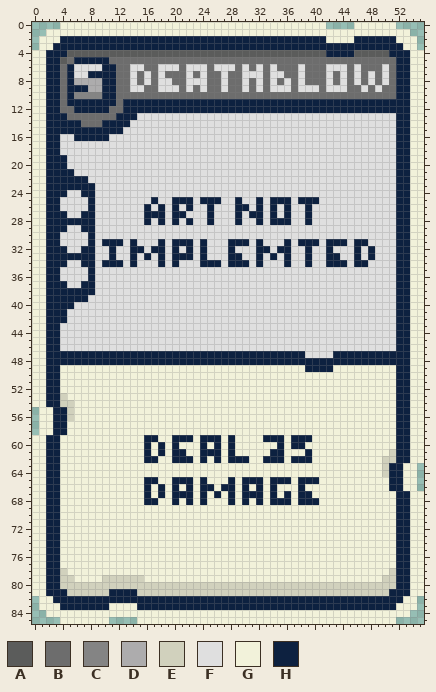
A sprite sheet gets an edit: Art/Cards/010 Deathblow.png. The first picture shows the starting point.
The file is 56x86 pixels. Colours within 5 levels of each other are drawn and written as one.
Palette (. is transparent): A #5b5c5b  B #6d6d6d  C #848484  D #adacad  E #d1d1bd  F #dfdfdf  G #f2f2da  H #0d2140
Pixels before (only the part around the change), first column x 0:
 0 ....GGGGGGGGGGGGGGGGGGGGGGGGGGGGGGGGGGGGGG....GGGGGG....
 1 ..GGGGGGGGGGGGGGGGGGGGGGGGGGGGGGGGGGGGGGGGGGGGGGGGGGGG..
 2 .GGGHHHHHHHHHHHHHHHHHHHHHHHHHHHHHHHHHHHHHHGGGGHHHHHHGGG.
 3 .GGHHHHHHHHHHHHHHHHHHHHHHHHHHHHHHHHHHHHHHHHHHHHHHHHHHGG.
 4 GGHHHAAAAAAAAAAAAAAAAAAAAAAAAAAAAAAAAAAAAAHHHHAAAAAHHHGG
 5 GGHHABHHHHHBBBBBBBBBBBBBBBBBBBBBBBBBBBBBBBBBBBBBBBBBHHGG
 6 GGHHBHFFFFHHBBFFBBFFFBFFFBFFFBFBFBFBBBFBBBFFFBFBBBFBHHGG
 7 GGHHBHFFHHHHBBFBFBFBBBFBFBBFBBFFFBFFBBFBBBFBFBFBFBFBHHGG
 8 GGHHBHDDDDHHBBFBFBFFBBFFFBBFBBFBFBFBFBFBBBFBFBFBFBFBHHGG
 9 GGHHBHHHDDHHBBFFBBFFFBFBFBBFBBFBFBFFFBFFFBFFFBBFBFBBHHGG
10 GGHHBHCCCCHHBBBBBBBBBBBBBBBBBBBBBBBBBBBBBBBBBBBBBBBBHHGG
11 GGHHBHHHHHHHBHHHHHHHHHHHHHHHHHHHHHHHHHHHHHHHHHHHHHHHHHGG
12 GGHHBBHHHHHBBHHHHHHHHHHHHHHHHHHHHHHHHHHHHHHHHHHHHHHHHHGG
13 GGHHHBBBBBBBHHHFFFFFFFFFFFFFFFFFFFFFFFFFFFFFFFFFFFFFHHGG
14 GGHHHHHBBBHHHHFFFFFFFFFFFFFFFFFFFFFFFFFFFFFFFFFFFFFFHHGG
15 GGHHHHHHHHHHHFFFFFFFFFFFFFFFFFFFFFFFFFFFFFFFFFFFFFFFHHGG
16 GGHHFFHHHHHFFFFFFFFFFFFFFFFFFFFFFFFFFFFFFFFFFFFFFFFFHHGG
17 GGHHFFFFFFFFFFFFFFFFFFFFFFFFFFFFFFFFFFFFFFFFFFFFFFFFHHGG
18 GGHHFFFFFFFFFFFFFFFFFFFFFFFFFFFFFFFFFFFFFFFFFFFFFFFFHHGG
19 GGHHHFFFFFFFFFFFFFFFFFFFFFFFFFFFFFFFFFFFFFFFFFFFFFFFHHGG
20 GGHHHFFFFFFFFFFFFFFFFFFFFFFFFFFFFFFFFFFFFFFFFFFFFFFFHHGG
21 GGHHHHFFFFFFFFFFFFFFFFFFFFFFFFFFFFFFFFFFFFFFFFFFFFFFHHGG
22 GGHHHHHHFFFFFFFFFFFFFFFFFFFFFFFFFFFFFFFFFFFFFFFFFFFFHHGG
23 GGHHHHHHHFFFFFFFFFFFFFFFFFFFFFFFFFFFFFFFFFFFFFFFFFFFHHGG
24 GGHHHFFHHFFFFFFFFFFFFFFFFFFFFFFFFFFFFFFFFFFFFFFFFFFFHHGG
25 GGHHFFFFHFFFFFFFFHFFHHHFHHHFFHFFHFHHHFHHHFFFFFFFFFFFHHGG
26 GGHHFFFFHFFFFFFFHFHFHFHFFHFFFHHFHFHFHFFHFFFFFFFFFFFFHHGG
27 GGHHHFFHHFFFFFFFHHHFHHFFFHFFFHFHHFHFHFFHFFFFFFFFFFFFHHGG
28 GGHHHHHHHFFFFFFFHFHFHFHFFHFFFHFFHFHHHFFHFFFFFFFFFFFFHHGG
29 GGHHHFFHHFFFFFFFFFFFFFFFFFFFFFFFFFFFFFFFFFFFFFFFFFFFHHGG
30 GGHHFFFFHFFFFFFFFFFFFFFFFFFFFFFFFFFFFFFFFFFFFFFFFFFFHHGG
31 GGHHFFFFHFHHHFHFFFHFHHHFHFFFHHHFHFFFHFHHHFHHHFHHFFFFHHGG
32 GGHHHFFHHFFHFFHHFHHFHFHFHFFFHFFFHHFHHFFHFFHFFFHFHFFFHHGG
33 GGHHHHHHHFFHFFHFHFHFHHHFHFFFHHFFHFHFHFFHFFHHFFHFHFFFHHGG
34 GGHHHFFHHFHHHFHFFFHFHFFFHHHFHHHFHFFFHFFHFFHHHFHHFFFFHHGG
35 GGHHFFFFHFFFFFFFFFFFFFFFFFFFFFFFFFFFFFFFFFFFFFFFFFFFHHGG
36 GGHHFFFFHFFFFFFFFFFFFFFFFFFFFFFFFFFFFFFFFFFFFFFFFFFFHHGG
37 GGHHHFFHHFFFFFFFFFFFFFFFFFFFFFFFFFFFFFFFFFFFFFFFFFFFHHGG
38 GGHHHHHHHFFFFFFFFFFFFFFFFFFFFFFFFFFFFFFFFFFFFFFFFFFFHHGG
39 GGHHHHHHFFFFFFFFFFFFFFFFFFFFFFFFFFFFFFFFFFFFFFFFFFFFHHGG
40 GGHHHHFFFFFFFFFFFFFFFFFFFFFFFFFFFFFFFFFFFFFFFFFFFFFFHHGG
41 GGHHHFFFFFFFFFFFFFFFFFFFFFFFFFFFFFFFFFFFFFFFFFFFFFFFHHGG
42 GGHHHFFFFFFFFFFFFFFFFFFFFFFFFFFFFFFFFFFFFFFFFFFFFFFFHHGG
43 GGHHFFFFFFFFFFFFFFFFFFFFFFFFFFFFFFFFFFFFFFFFFFFFFFFFHHGG
44 GGHHFFFFFFFFFFFFFFFFFFFFFFFFFFFFFFFFFFFFFFFFFFFFFFFFHHGG
45 GGHHFFFFFFFFFFFFFFFFFFFFFFFFFFFFFFFFFFFFFFFFFFFFFFFFHHGG
46 GGHHFFFFFFFFFFFFFFFFFFFFFFFFFFFFFFFFFFFFFFFFFFFFFFFFHHGG
47 GGHHHHHHHHHHHHHHHHHHHHHHHHHHHHHHHHHHHHHFFFFHHHHHHHHHHHGG
48 GGHHHHHHHHHHHHHHHHHHHHHHHHHHHHHHHHHHHHHHHHHHHHHHHHHHHHGG
49 GGHHGGGGGGGGGGGGGGGGGGGGGGGGGGGGGGGGGGGHHHHGGGGGGGGGHHGG
50 GGHHGGGGGGGGGGGGGGGGGGGGGGGGGGGGGGGGGGGGGGGGGGGGGGGGHHGG
51 GGHHGGGGGGGGGGGGGGGGGGGGGGGGGGGGGGGGGGGGGGGGGGGGGGGGHHGG
And afterwards:
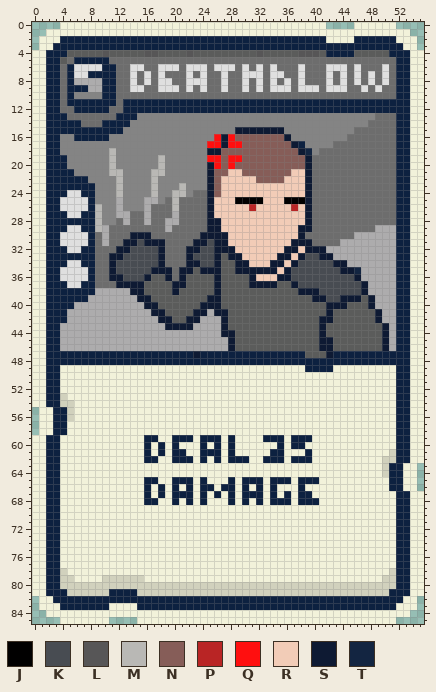
Colours new in this view: J #010000  K #484c52  L #575657  M #b9b8b5  N #865d58  P #b92525  Q #ff0f0f  R #f2ccb7  S #0e1a33  T #132541
The edit:
y 4: x 10 A -> L; x 16..17 AA -> LL; x 22 A -> L; x 32 A -> L; x 38..40 AAA -> LLL
y 13: x 15..51 FFFFFFFFFFFFFFFFFFFFFFFFFFFFFFFFFFFFF -> CCCCCCCCCCCCCCCCCCCCCCCCCCCCCCCCCCBBB
y 14: x 14..51 FFFFFFFFFFFFFFFFFFFFFFFFFFFFFFFFFFFFFF -> CCCCCCCCCCCCCCCCCCCCCCCCCCCCCCCCCCBBBB
y 15: x 13..51 FFFFFFFFFFFFFFFFFFFFFFFFFFFFFFFFFFFFFFF -> CCCCCCCCCCCCCCCCSSSSSSSCCCCCCCCCCBBBBBB
y 16: x 4..5 FF -> CC; x 11..51 FFFFFFFFFFFFFFFFFFFFFFFFFFFFFFFFFFFFFFFFF -> CCCCCCCCCCCCCCCQSQNNNNNNNSCCCCCCCCBBBBBBB
y 17: x 4..51 FFFFFFFFFFFFFFFFFFFFFFFFFFFFFFFFFFFFFFFFFFFFFFFF -> CCCCCCCCCCCCCCCCCCCCCQQSQQNNNNNNNSHCCCCBBBBBBBBB
y 18: x 4..51 FFFFFFFFFFFFFFFFFFFFFFFFFFFFFFFFFFFFFFFFFFFFFFFF -> CCCCCCCMCCCCCCCCCCCCCSSNNNNNNNNNNNSTCBBBBBBBBBBB
y 19: x 5..51 FFFFFFFFFFFFFFFFFFFFFFFFFFFFFFFFFFFFFFFFFFFFFFF -> CCCCCCMCCCCCCMCCCCCCQQNQQNNNNNNNNNSBBBBBBBBBBBB
y 20: x 5..51 FFFFFFFFFFFFFFFFFFFFFFFFFFFFFFFFFFFFFFFFFFFFFFF -> CCCCCCMCCCCCCMCCCCCCSQNQNNNNNNNNNNSBBBBBBBBBBBB
y 21: x 6..51 FFFFFFFFFFFFFFFFFFFFFFFFFFFFFFFFFFFFFFFFFFFFFF -> CCCCCMMCCCCMMCCCCCCSNNRRNNNNNNNRRSBBBBBBBBBBBB
y 22: x 8..51 FFFFFFFFFFFFFFFFFFFFFFFFFFFFFFFFFFFFFFFFFFFF -> CCCCMCCCCMCCCCCCCSNRRRRRNNNNRRRSBBBBBBBBBBBB
y 23: x 9..51 FFFFFFFFFFFFFFFFFFFFFFFFFFFFFFFFFFFFFFFFFFF -> CCCMCCCCMCCCMCCCSNRRRRRRRRRRRRSBBBBBBBBBBBB
y 24: x 9..51 FFFFFFFFFFFFFFFFFFFFFFFFFFFFFFFFFFFFFFFFFFF -> CCCMCCCCMCCMMCBBSNRRRRRRRRRRRRSBBBBBBBBBBBB
y 25: x 9..51 FFFFFFFFHFFHHHFHHHFFHFFHFHHHFHHHFFFFFFFFFFF -> CCCDCCCDDCBMBBBBSRRRJJJJRRRJJJSBBBBBBBBBBBB
y 26: x 9..51 FFFFFFFHFHFHFHFFHFFFHHFHFHFHFFHFFFFFFFFFFFF -> MCCDCCCDBBBMBBBBSRRRRRPRRRRRPRSBBBBBBBBBBBB
y 27: x 9..51 FFFFFFFHHHFHHFFFHFFFHFHHFHFHFFHFFFFFFFFFFFF -> MCCDDBBDBBBDBBBBSRRRRRRRRRRRRRSBBBBBBBBBBBB
y 28: x 9..51 FFFFFFFHFHFHFHFFHFFFHFFHFHHHFFHFFFFFFFFFFFF -> MCCBDBBDBBDDBBBBSSRRRRRRRRRRRRSBBBBBBBBBBBB
y 29: x 9..51 FFFFFFFFFFFFFFFFFFFFFFFFFFFFFFFFFFFFFFFFFFF -> MDBBBBBBBBDBBBBBSSRRRRRRRRRRRSSBBBBBBBBBDDD
y 30: x 9..51 FFFFFFFFFFFFFFFFFFFFFFFFFFFFFFFFFFFFFFFFFFF -> BDBBBSSSBBBBBBBSSSSRRRRRRRRRRSBBBBBBBDDDDDD
y 31: x 9..51 FHHHFHFFFHFHHHFHFFFHHHFHFFFHFHHHFHHHFHHFFFF -> BDBBSSKSSSBBBBSSKSSRRRRRRRRRSSSBBBBDDDDDDDD
y 32: x 9..51 FFHFFHHFHHFHFHFHFFFHFFFHHFHHFFHFFHFFFHFHFFF -> BBBSSKKKKSBBBSSKKSSSRRRRRRRSSRSSSDDDDDDDDDD
y 33: x 9..51 FFHFFHFHFHFHHHFHFFFHHFFHFHFHFFHFFHHFFHFHFFF -> BBSSKKKKKSBBBSKKKSASSRRRRRSSRSKKSSDDDDDDDDD
y 34: x 9..51 FHHHFHFFFHFHFFFHHHFHHHFHFFFHFFHFFHHHFHHFFFF -> BBSKKKKKKSBBBSSKKSAASSRRRSSRSKKKKKSSDDDDDDD
y 35: x 9..51 FFFFFFFFFFFFFFFFFFFFFFFFFFFFFFFFFFFFFFFFFFF -> BBSKKKKKSSSBSSASSSAASSSSSSRSKKKKKKKSSTDDDDD
y 36: x 9..51 FFFFFFFFFFFFFFFFFFFFFFFFFFFFFFFFFFFFFFFFFFF -> BBSSKKKSAASBSAAAASAAAASRRRSSKKKKKKKKKSDDDDD
y 37: x 9..51 FFFFFFFFFFFFFFFFFFFFFFFFFFFFFFFFFFFFFFFFFFF -> BBBSSSSAAAASSAAAASAAAASSSSAASKKKKKKKKKSDDDD
y 38: x 9..51 FFFFFFFFFFFFFFFFFFFFFFFFFFFFFFFFFFFFFFFFFFF -> DDDDDSSAAAASAAAAASAAAAAAAAAAASSSKKKKKKSDDDD
y 39: x 8..51 FFFFFFFFFFFFFFFFFFFFFFFFFFFFFFFFFFFFFFFFFFFF -> DDDDDDDSSAAAAAAAASSAAAAAAAAAAAAASSKKSSSASDDD
y 40: x 6..51 FFFFFFFFFFFFFFFFFFFFFFFFFFFFFFFFFFFFFFFFFFFFFF -> DDDDDDDDDDSSAAAAAASSSAAAAAAAAAAAAAAASSSAAASDDD
y 41: x 5..51 FFFFFFFFFFFFFFFFFFFFFFFFFFFFFFFFFFFFFFFFFFFFFFF -> DDDDDDDDDDDDSSAAAASSDSSAAAAAAAAAAAAAASAAAAAASDD
y 42: x 5..51 FFFFFFFFFFFFFFFFFFFFFFFFFFFFFFFFFFFFFFFFFFFFFFF -> DDDDDDDDDDDDDSSAASSDDDSAAAAAAAAAAAAASSAAAAAASDD
y 43: x 4..51 FFFFFFFFFFFFFFFFFFFFFFFFFFFFFFFFFFFFFFFFFFFFFFFF -> DDDDDDDDDDDDDDDSSSSDDDDSAAAAAAAAAAAAASAAAAAAAASD
y 44: x 4..51 FFFFFFFFFFFFFFFFFFFFFFFFFFFFFFFFFFFFFFFFFFFFFFFF -> DDDDDDDDDDDDDDDDDDDDDDDSSAAAAAAAAAAAASAAAAAAAASD
y 45..46: x 4..51 FFFFFFFFFFFFFFFFFFFFFFFFFFFFFFFFFFFFFFFFFFFFFFFF -> DDDDDDDDDDDDDDDDDDDDDDDDSAAAAAAAAAAAASSAAAAAAASD
y 47: x 23 H -> S; x 39..42 FFFF -> AAAS
Boxes around the changes in both pictures, in picture pixels (x1, y1, x2, y2):
changed: (102, 50, 109, 57)
changed: (144, 50, 158, 57)
changed: (186, 50, 193, 57)
changed: (256, 50, 263, 57)
changed: (298, 50, 319, 57)
changed: (60, 113, 396, 358)
